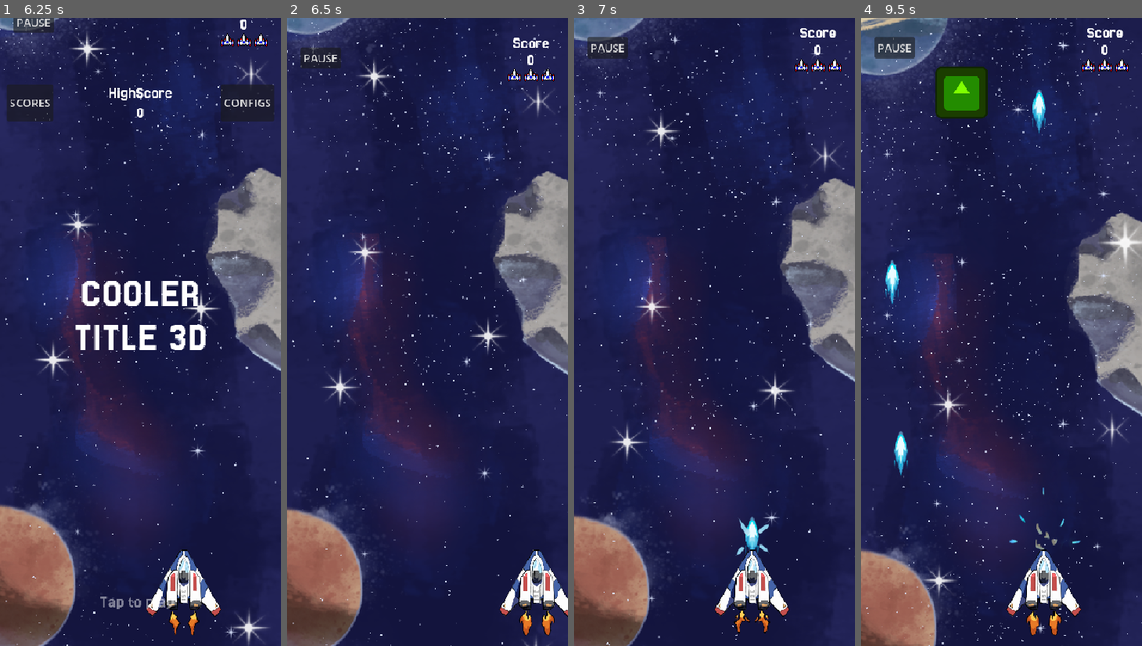
Above: before the commit, frames 1-4 (left to right).
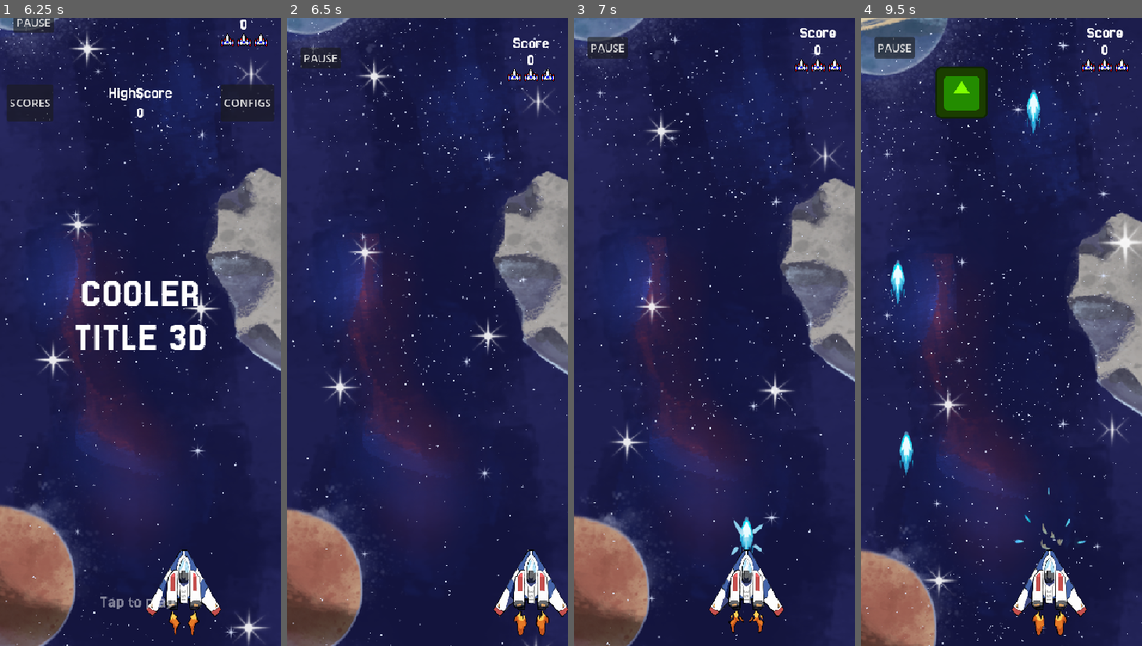
Above: after the commit, the same moments.

Repository: Juawo/space-shooter
Game: Godot game, scene res://scenes/game/main.tscn
The game is run twice, just before and just after one commit, with the same random seed, the same clock (stepped at 60 frames per second) and the same inputs. The engine's default icon, where the game draws it, is replaced by a stand-in: a white triangle on a blue panel in a dark square.
Inputs (mouse positions are in pixels of both pictures, inside the frame that each line leads up to):
- Up to frame 1 (6.25 s): click (140, 231) at 0.52 s; type "Alex" at 0.6 s; click (140, 281) at 0.75 s; type "12" at 0.83 s; click (140, 231) at 0.98 s; type "Alex" at 1.07 s; click "SCORES" at 1.25 s; click "Regiser" at 2 s; click "CONFIGS" at 2.75 s; tap Enter every 0.75 s from 3.5 to 5.75 s; move the mouse to (140, 332) at 3.52 s; hold Right (ui_right) 3.53-4.28 s; click (140, 332) at 3.67 s; move the mouse to (84, 363) at 4.27 s; hold Left (ui_left) 4.28-5.03 s; move the mouse to (168, 193) at 5.02 s; hold Right (ui_right) from 5.03 s (still down); move the mouse to (126, 457) at 5.77 s; click (126, 457) at 5.92 s
- Up to frame 2 (6.5 s): keep holding Right (ui_right)
- Up to frame 3 (7 s): tap Enter at 6.5 s; move the mouse to (798, 426) at 6.52 s; release Right (ui_right) at 6.53 s; hold Left (ui_left) from 6.53 s (still down)
- Up to frame 4 (9.5 s): move the mouse to (917, 237) at 7.27 s; move the mouse to (1015, 332) at 8.02 s; click (1015, 332) at 8.17 s; move the mouse to (959, 175) at 8.77 s; release Left (ui_left) at 8.78 s; hold Right (ui_right) from 8.78 s (still down)

Frame 1 is identical in both runs. In frame 2, 1.7% of the frame differs, in the area x 73-100%, y 84-99%; in frame 3, 2.0%; in frame 4, 2.9%, in the area x 8-81%, y 11-99%.

Commit message:
feat: add animated sprite reference and improve half-width calculation for player dont pass the screen

Diff:
--- a/scripts/game/player/player.gd
+++ b/scripts/game/player/player.gd
@@ -17,9 +17,11 @@
 @onready var screen_size = get_viewport_rect().size
 @onready var sprite: Sprite2D = $Sprite
 @onready var invecible_timer: Timer = $InvecibleTimer
+@onready var animated_sprite_2d: AnimatedSprite2D = $AnimatedSprite2D
 
 var accel_pos : Vector3
 var is_invecible : bool = false
+var half_width := 54.0
 
 var playerLife := 3 :
 	set (new_value) :
@@ -75,8 +77,8 @@
 			velocity.x = move_toward(velocity.x, 0, SPEED * delta * 10)
 	move_and_slide()
 
-	# Clamp (Limitar a nave dentro da tela)
-	var half_width = (sprite.get_rect().size.x * sprite.scale.x) / 2
+	## Clamp (Limitar a nave dentro da tela)
+	#var half_width = (sprite.get_rect().size.x * sprite.scale.x) / 2
 	position.x = clamp(position.x, half_width, screen_size.x - half_width)
 
 
